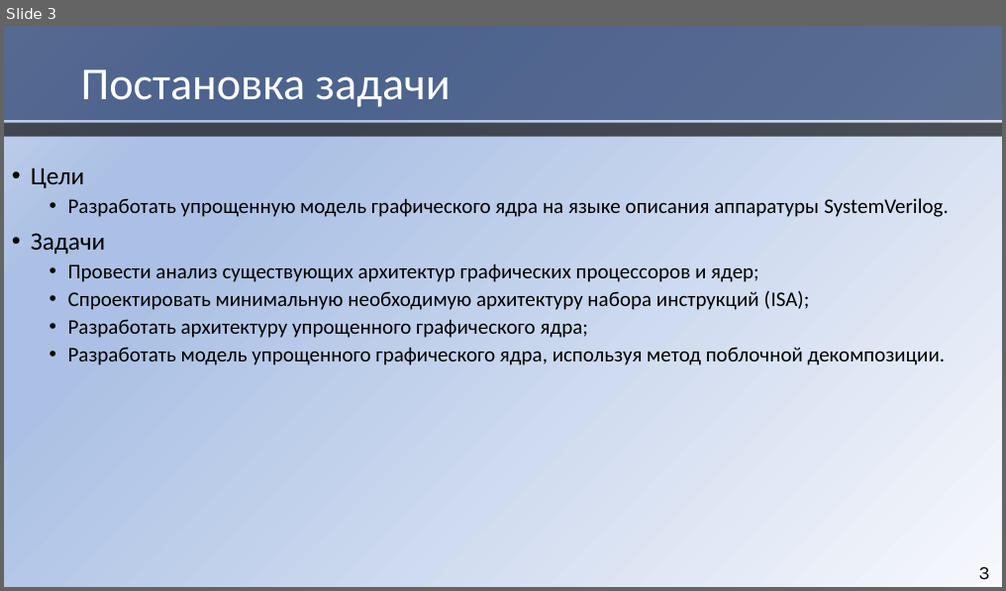
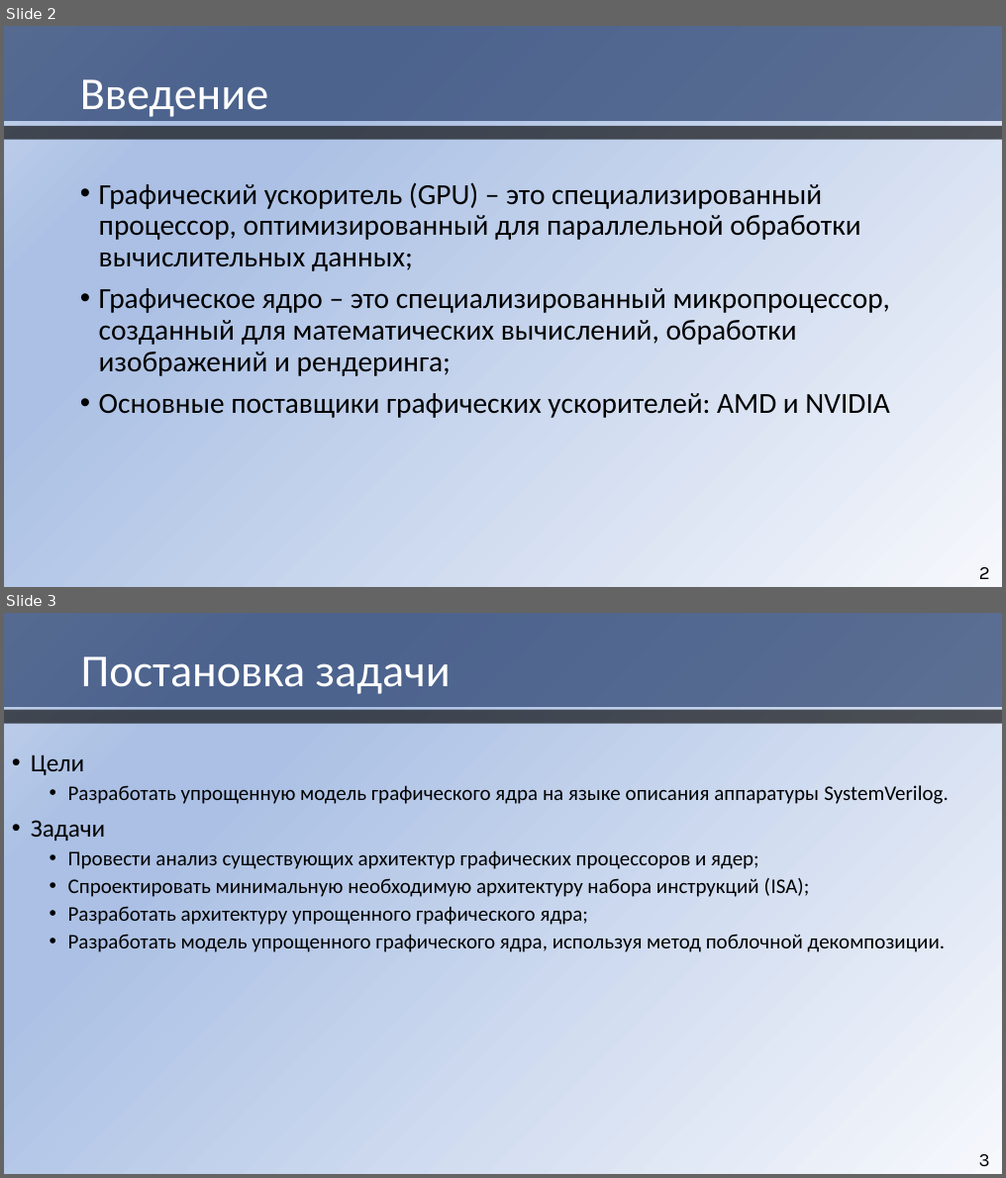
Before and after one commit to HaMeNopeDiot/hardware_gpu, a slide deck: docs/starukhin_dissertation/magister_pres.pptx. Shown one above the other, each under a label of ours: slide 3 before the commit, slides 2 and 3 after it. The pictures are 1006x591 and 1006x1178 pixels, drawn with LibreOffice and Linux fonts; fonts in the diff are those of the drawing. Boxes give left, top, right and bottom in pixels: in the first picture for what was removed or moved away, otherwise in the second. Text is boxed around its words. In the diff, an @@ line names an element or a change of style, - is before the commit and + after.

```diff
--- a/docs/starukhin_dissertation/magister_pres.pptx
+++ b/docs/starukhin_dissertation/magister_pres.pptx
@@ slide 2 added at (x1=4, y1=26, x2=1002, y2=587), background gradient #F6F8FC to #ABC0E4 to #C7D5ED @@
@@ rectangle added at (x1=4, y1=26, x2=1002, y2=121), fill #1A3260 at 65% opacity @@
@@ title added at (x1=80, y1=79, x2=268, y2=117), 44 pt, text #FFFFFF @@
+Введение
@@ rectangle added at (x1=4, y1=126, x2=1002, y2=139), fill #000000 at 65% opacity @@
@@ text added at (x1=99, y1=182, x2=890, y2=418), 28 pt, text #000000 @@
+• Графический ускоритель (GPU) – это специализированный процессор, оптимизированный для параллельной обработки вычислительных данных;
+• Графическое ядро – это специализированный микропроцессор, созданный для математических вычислений, обработки изображений и рендеринга;
+• Основные поставщики графических ускорителей: AMD и NVIDIA
@@ page number added at (x1=979, y1=568, x2=990, y2=579), 18 pt, text #000000 @@
+2
```
Also in this commit, not shown: 8 slides changed, 3 other slides added, 3 slides removed.
